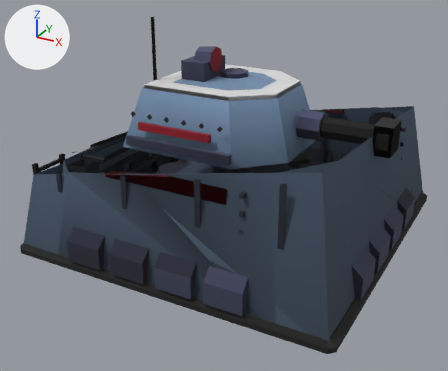
What one commit did to the glTF model assets/set_v5/veyran_defence_tower_heavily_damaged.glb.
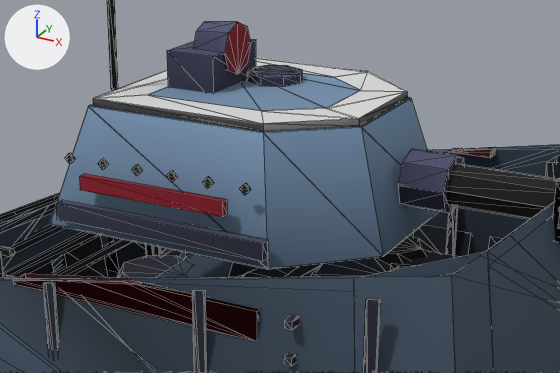
There are two pictures of each version: one whole from a 50 mm lens placed at (3.18, -6.19, 3.56), pointed at (-0.05, -0.33, 0.63), one close up on the part from 22% to 84% of the width and 10% to 59% of the height. The lights are fixed; the arrows at upper left show +X, +Y and +Z. The first two pictures are the older version. The close-ups show mesh edges as thin lines. Vertices at exactly the same position are counted once.

Objects in the first close-up: 'barrel', 'body', 'body.001', 'body.002', 'turret', 'turret.001' and 1 more.
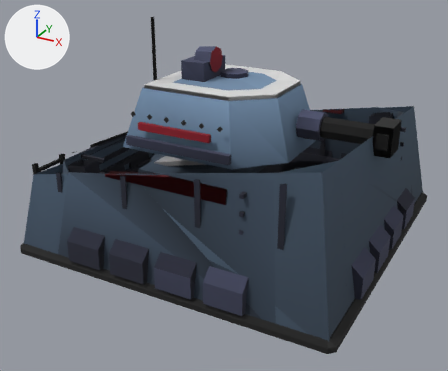
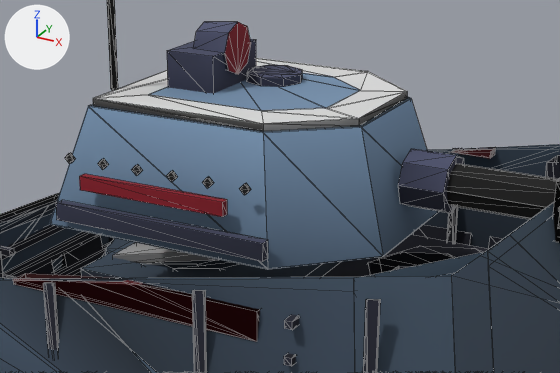
Boxes [x1, y1, x2, y2] around the edits, measured in the close-ups (560 x 373 px; the box of a moved part takes in the faces that stretch with it):
part 1 of me_mesh_0, moved or reshaped (not visible afterwards): before [163, 250, 182, 257]
part 2 of me_mesh_0, deleted: before [117, 252, 298, 278]
part 3 of me_mesh_0, moved or reshaped: before [300, 235, 437, 277]; after [102, 238, 219, 263]
part 4 of me_mesh_3, rebuilt (mostly hidden before): before [230, 264, 253, 276]; after [159, 260, 238, 269]
part 5 of me_mesh_3, rebuilt (mostly hidden before): before [391, 264, 415, 268]; after [369, 252, 453, 275]
part 6 of me_mesh_6, moved or reshaped (not visible before): after [81, 241, 340, 278]
part 7 of me_mesh_6, moved or reshaped: before [285, 251, 458, 277]; after [322, 235, 488, 277]
part 8 of me_mesh_6, moved or reshaped (not visible afterwards): before [156, 254, 299, 278]

What the commit changed:
me_mesh_0 is used by ob_body; parent ob_veyran_defence_tower_heavily_damaged_lod0; location (0.0, 0.0, 0.0).
me_mesh_0 had 1403 vertices, 1711 faces and spanned x -1.95..1.9, y -1.89..1.89, z 0.0..1.46.
me_mesh_0 now has 1259 vertices, 1447 faces and spans x -1.95..1.9, y -1.89..1.89, z 0.0..1.46.
me_mesh_0 part 1: the loose piece of 8 vertices spanning x -1.56..-1.28, y 0.22..1.17, z 0.12..0.16 is scaled about its middle by (1, 1.2, 1), then moved by (0.1, -0.38, 0.0).
me_mesh_0 part 2: 8 loose pieces with 192 vertices, spanning x -1.48..1.41, y -0.8..1.55, z 0.12..0.58, are deleted.
me_mesh_0 part 3: 168 vertices removed from x -0.82..1.44, y -1.55..1.46, z 0.12..0.8; 128 vertices added at x -1.85..1.69, y -1.52..1.61, z 0.12..0.76.
Other edits to the shape of me_mesh_0 do not show in these pictures.
me_mesh_3 is used by ob_body_001; parent ob_veyran_defence_tower_heavily_damaged_lod1; location (0.0, 0.0, 0.0).
me_mesh_3 had 240 vertices, 289 faces and spanned x -1.85..1.85, y -1.85..1.85, z 0.0..1.53.
me_mesh_3 now has 296 vertices, 359 faces and spans x -1.85..1.85, y -1.85..1.85, z 0.0..1.53.
me_mesh_3 part 4: the loose piece of 24 vertices spanning x -1.14..0.32, y -0.12..1.27, z 0.12..0.42 is rebuilt with 24 vertices and now spans x -1.48..0.08, y -0.37..1.05, z 0.12..0.57.
me_mesh_3 part 5: the loose piece of 24 vertices spanning x -0.18..1.25, y -0.2..1.24, z 0.12..0.55 is rebuilt with 24 vertices and now spans x 0.08..1.39, y 0.02..1.37, z 0.12..0.55.
Other edits to the shape of me_mesh_3 do not show in these pictures.
me_mesh_6 is used by ob_body_002; parent ob_veyran_defence_tower_heavily_damaged_lod2; location (0.0, 0.0, 0.0).
me_mesh_6 had 104 vertices, 84 faces and spanned x -1.85..1.85, y -1.85..1.85, z 0.0..1.57.
me_mesh_6 now has 112 vertices, 88 faces and spans x -1.85..1.85, y -1.85..1.85, z 0.0..1.57.
me_mesh_6 part 6: the loose piece of 8 vertices spanning x 0.07..1.37, y -1.11..0.19, z 0.12..0.56 is moved by (-1.39, 0.82, 0.01), in mat_paint.
me_mesh_6 part 7: the loose piece of 8 vertices spanning x -0.16..1.14, y -0.18..1.12, z 0.12..0.55 is moved by (0.2, 0.23, 0.0).
me_mesh_6 part 8: the loose piece of 8 vertices spanning x -1.03..0.27, y -0.06..1.24, z 0.12..0.42 is scaled about its middle by (1, 1, 1.46), then moved by (1.09, -1.16, 0.07), in mat_metal.
Other edits to the shape of me_mesh_6 do not show in these pictures.
